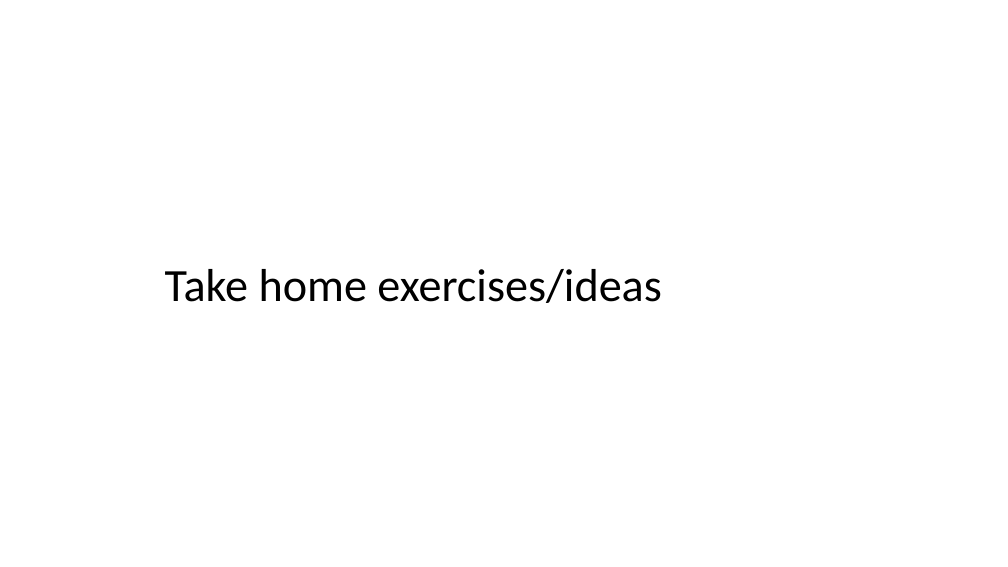
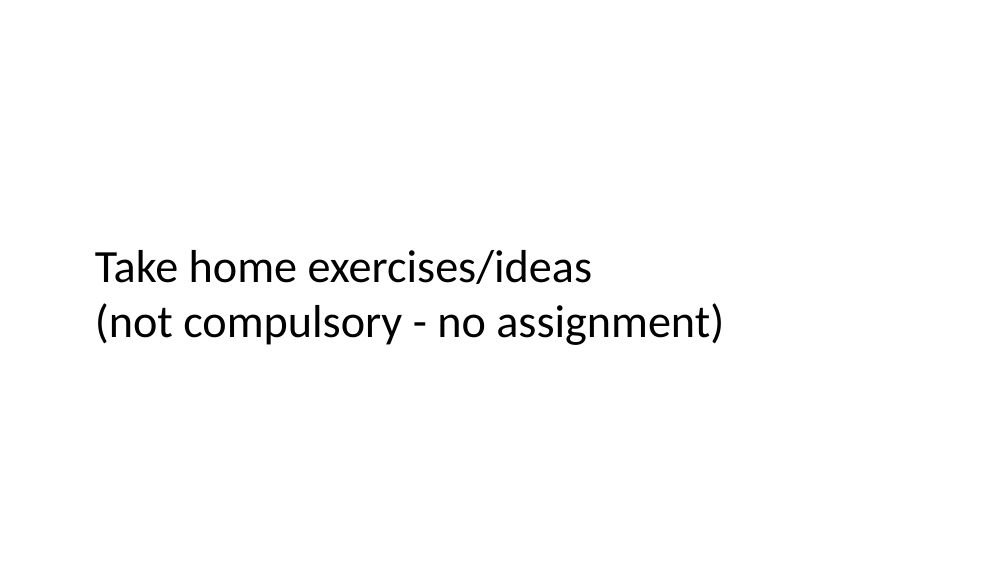
Before and after one commit to DHI/DomainServicesCourse, a slide deck: slide 19 of Presentations/DS-course-4-frontend.pptx. Drawn at 1008x567 pixels with LibreOffice and Linux fonts; fonts in the diff are those of the drawing. Boxes give left, top, right and bottom in pixels: in the first picture for what was removed or moved away, otherwise in the second. Text is boxed around its words. In the diff, an @@ line names an element or a change of style, - is before the commit and + after.

```diff
--- a/Presentations/DS-course-4-frontend.pptx
+++ b/Presentations/DS-course-4-frontend.pptx
@@ text "Take home exercises/ideas": place and size @@
-text "Take home exercises/ideas" at bbox=[165, 269, 661, 303]
+text "Take home exercises/ideas" at bbox=[95, 250, 724, 345]
@@ text at bbox=[95, 303, 724, 345]: paragraph added @@
+(not compulsory - no assignment)
```
Also in this commit, not shown: 3 other slides changed, 1 slide removed, 4 other files.
